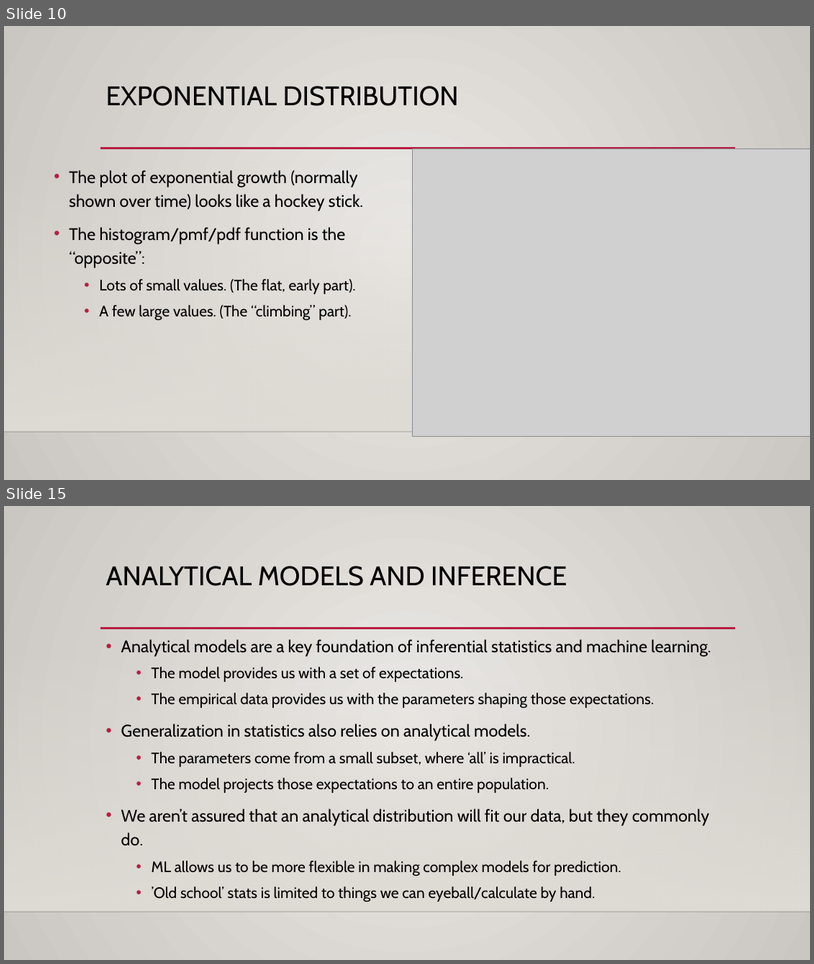
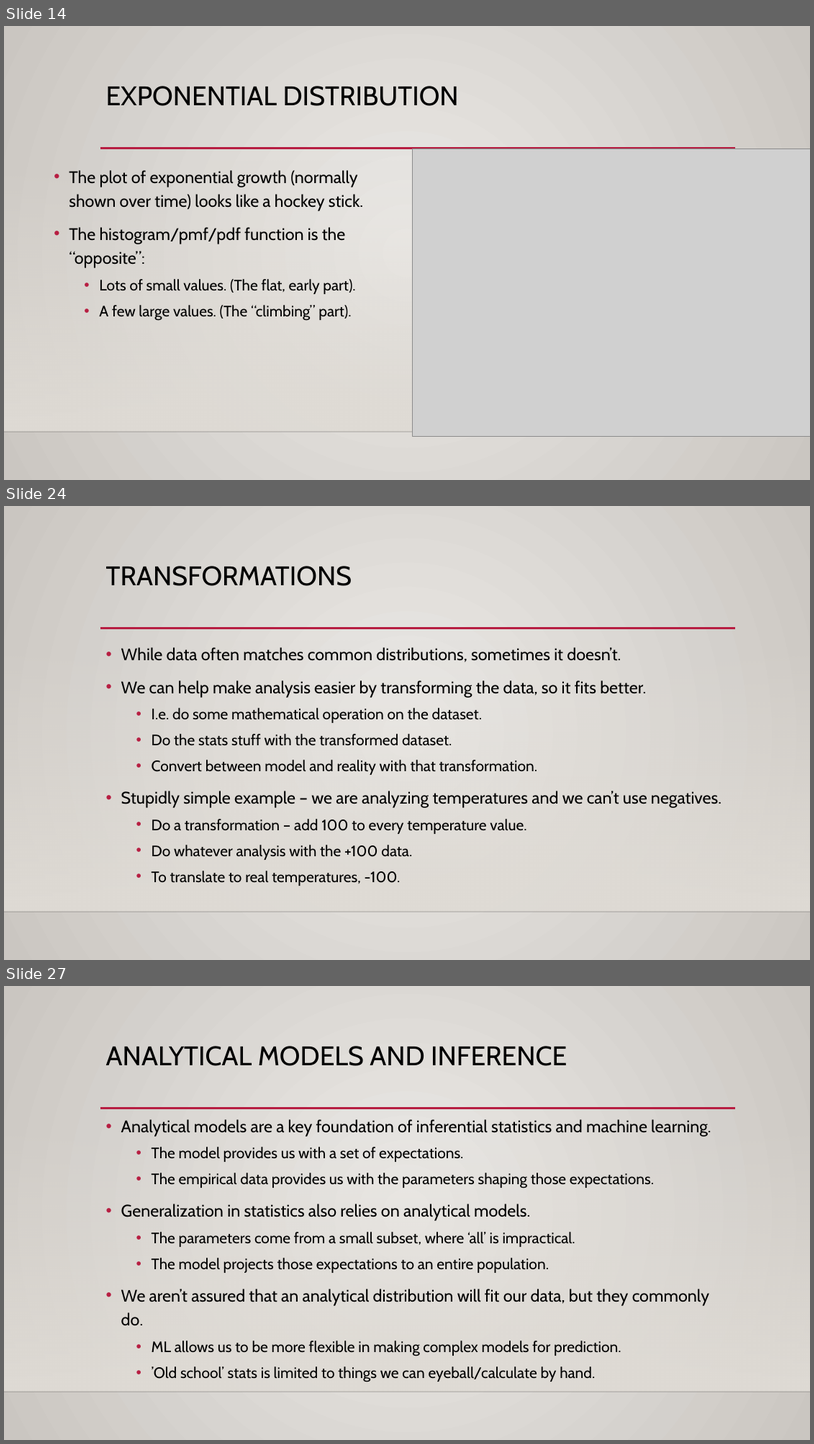
Before and after one commit to SedemSetor/Basic_Stats_in_Python_Student_Repository, a slide deck: reference_material/slides/008_Analytical_Distributions.pptx. Shown one above the other, each under a label of ours: slides 10 and 15 before the commit, slides 14, 24 and 27 after it; the slides between them are not shown. The pictures are 814x964 and 814x1444 pixels, drawn with LibreOffice and Linux fonts; fonts in the diff are those of the drawing; grey boxes stand for pictures; background and template pictures are left out. Boxes give left, top, right and bottom in pixels: in the first picture for what was removed or moved away, otherwise in the second. Text is boxed around its words. In the diff, an @@ line names an element or a change of style, - is before the commit and + after.

```diff
--- a/reference_material/slides/008_Analytical_Distributions.pptx
+++ b/reference_material/slides/008_Analytical_Distributions.pptx
@@ slide 24 added at <box>4,506,810,960</box>, background gradient #ECEAE7 to #CAC7C1; not listed: 3 template elements that a slide beside it also shows @@
@@ title added at <box>106,566,352,586</box>, 32 pt, text #000000 @@
+TRANSFORMATIONS
@@ text added at <box>121,647,722,885</box>, 18 pt, text #000000 @@
+• While data often matches common distributions, sometimes it doesn’t.
+• We can help make analysis easier by transforming the data, so it fits better.
+  • I.e. do some mathematical operation on the dataset.
+  • Do the stats stuff with the transformed dataset.
+  • Convert between model and reality with that transformation.
+• Stupidly simple example – we are analyzing temperatures and we can’t use negatives.
+  • Do a transformation – add 100 to every temperature value.
+  • Do whatever analysis with the +100 data.
+  • To translate to real temperatures, -100.
@@ what was slide 10 is now slide 14 @@
@@ what was slide 15 is now slide 27 @@
```
Also in this commit, not shown: 7 slides changed, 12 other slides added, 6 other files.
